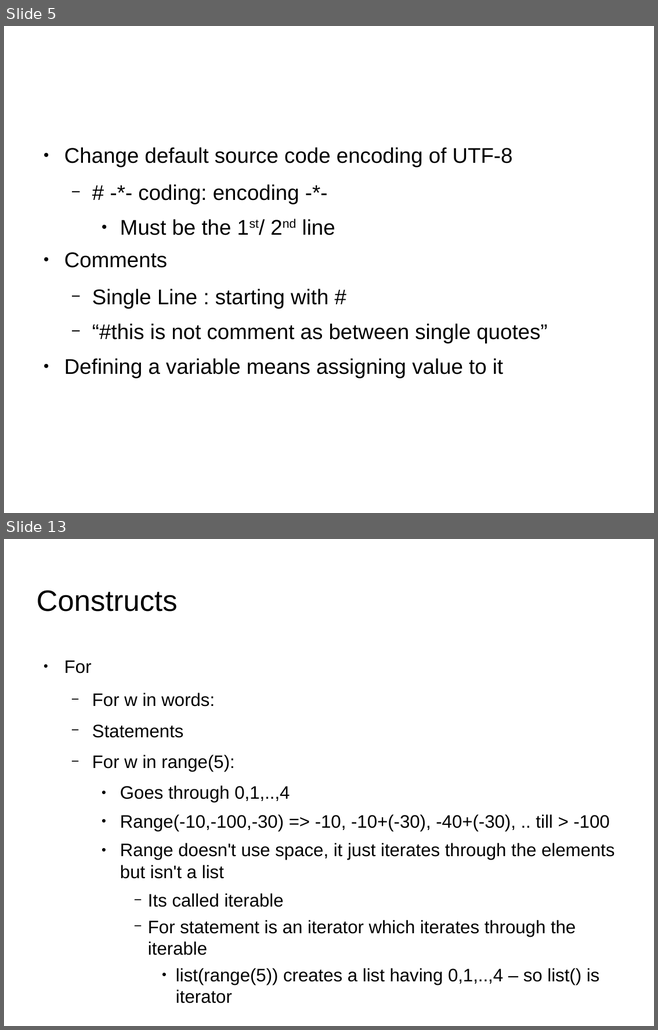
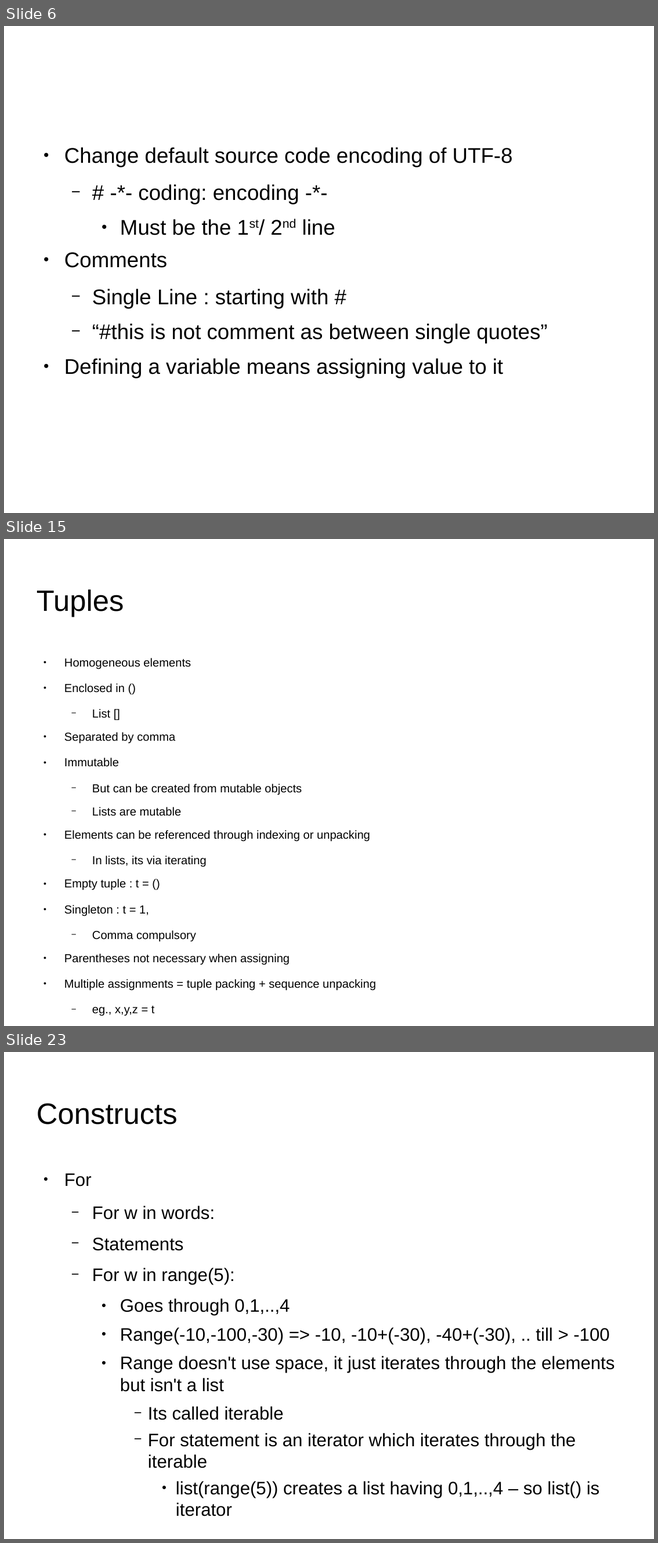
Before and after one commit to shikha-desai/Internship_PreWork, a slide deck: Python/Python_Notes.odp. Shown one above the other, each under a label of ours: slides 5 and 13 before the commit, slides 6, 15 and 23 after it; the slides between them are not shown. The pictures are 658x1030 and 658x1543 pixels, drawn with LibreOffice and Linux fonts; fonts in the diff are those of the drawing; background and template pictures are left out. Boxes give left, top, right and bottom in pixels: in the first picture for what was removed or moved away, otherwise in the second. Text is boxed around its words. In the diff, an @@ line names an element or a change of style, - is before the commit and + after.

```diff
--- a/Python/Python_Notes.odp
+++ b/Python/Python_Notes.odp
@@ slide 15 added at box(4, 539, 654, 1026), background picture (left out) @@
@@ title added at box(36, 589, 124, 617), 36 pt, text #000000 @@
+Tuples
@@ text added at box(64, 658, 376, 1016), 14.3 pt, text #000000 @@
+● Homogeneous elements
+● Enclosed in ()
+  − List []
+● Separated by comma
+● Immutable
+  − But can be created from mutable objects
+  − Lists are mutable
+● Elements can be referenced through indexing or unpacking
+  − In lists, its via iterating
+● Empty tuple : t = ()
+● Singleton : t = 1,
+  − Comma compulsory
+● Parentheses not necessary when assigning
+● Multiple assignments = tuple packing + sequence unpacking
+  − eg., x,y,z = t
@@ what was slide 5 is now slide 6 @@
@@ what was slide 13 is now slide 23 @@
```
Also in this commit, not shown: 10 slides changed, 23 other slides added, 3 other files.
